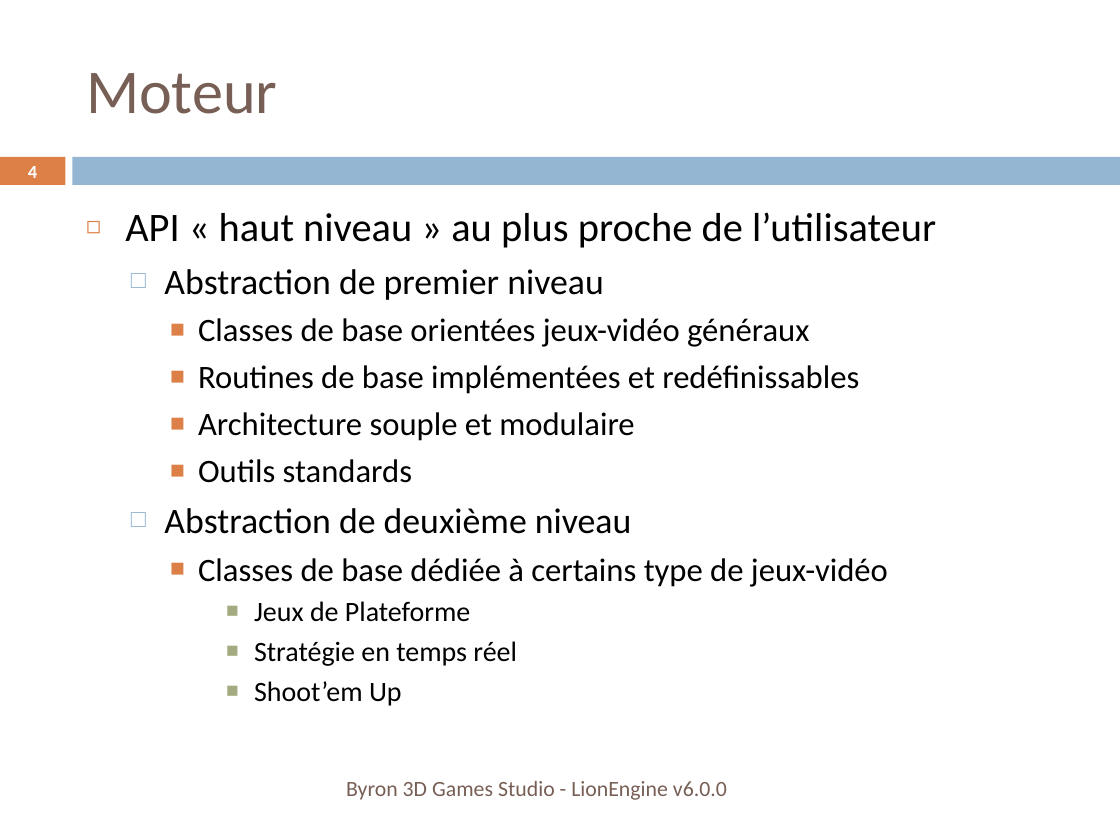
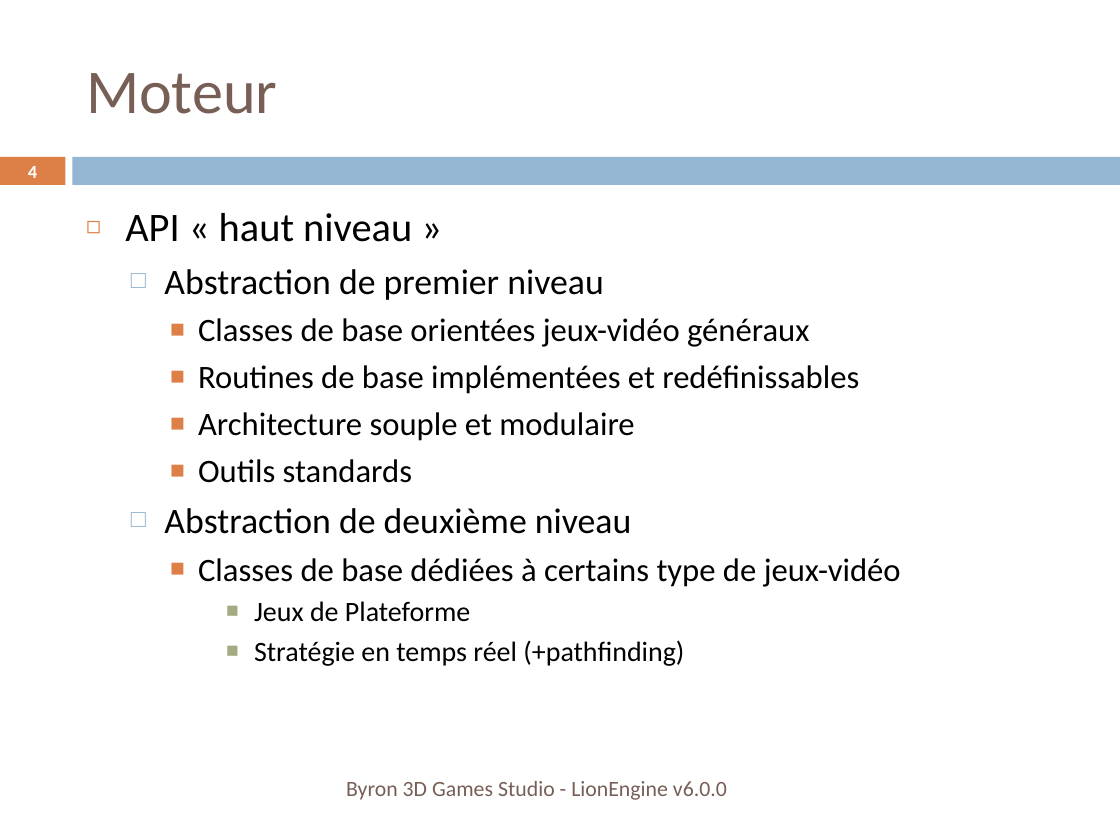
Before and after one commit to b3dgs/lionengine, a slide deck: slide 4 of doc/src/lionengine.pptx. Drawn at 1120x840 pixels with LibreOffice and Linux fonts; fonts in the diff are those of the drawing. Boxes give left, top, right and bottom in pixels: in the first picture for what was removed or moved away, otherwise in the second. Text is boxed around its words. In the diff, an @@ line names an element or a change of style, - is before the commit and + after.

```diff
--- a/doc/src/lionengine.pptx
+++ b/doc/src/lionengine.pptx
@@ text at box(125, 213, 412, 242): text changed @@
-◻ API « haut niveau » au plus proche de l’utilisateur
+◻ API « haut niveau »
@@ text at box(198, 558, 901, 587): text changed @@
-    ■ Classes de base dédiée à certains type de jeux-vidéo
+    ■ Classes de base dédiées à certains type de jeux-vidéo
@@ text at box(254, 640, 684, 666): text changed @@
-      ■ Stratégie en temps réel
-      ■ Shoot’em Up
+      ■ Stratégie en temps réel (+pathfinding)
```
Also in this commit, not shown: 14 other slides changed, 12 slides added, 48 other files.
